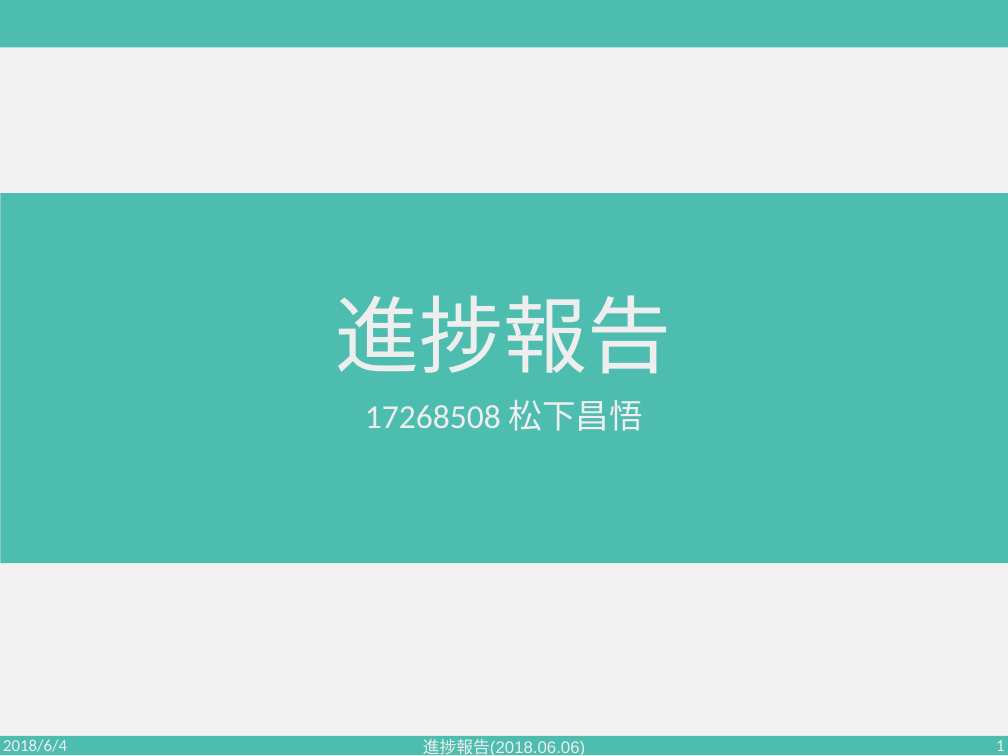
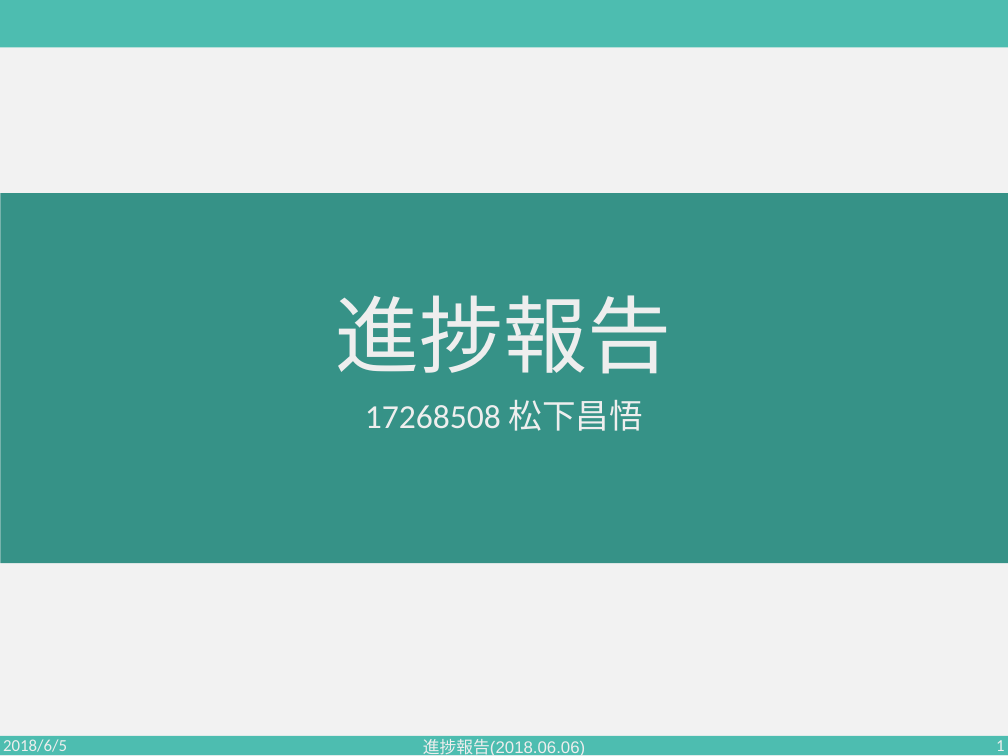
Before and after one commit to PajamaDrive/presentation, a slide deck: slide 1 of seminar2018.06.06.pptx. Drawn at 1008x756 pixels with LibreOffice and Linux fonts; fonts in the diff are those of the drawing. Boxes give left, top, right and bottom in pixels: in the first picture for what was removed or moved away, otherwise in the second. Text is boxed around its words. In the diff, an @@ line names an element or a change of style, - is before the commit and + after.

```diff
--- a/seminar2018.06.06.pptx
+++ b/seminar2018.06.06.pptx
@@ rectangle at (1,193,1008,563): fill #4DBDB0 to #369287 @@
@@ subtitle "17268508 松下昌悟" at (365,400,643,431): font Calibri to Roboto in "松下昌悟" @@
@@ text at (3,739,67,756): text changed @@
-2018/6/4
+2018/6/5
```
Also in this commit, not shown: 8 other slides changed, 6 slides added.
